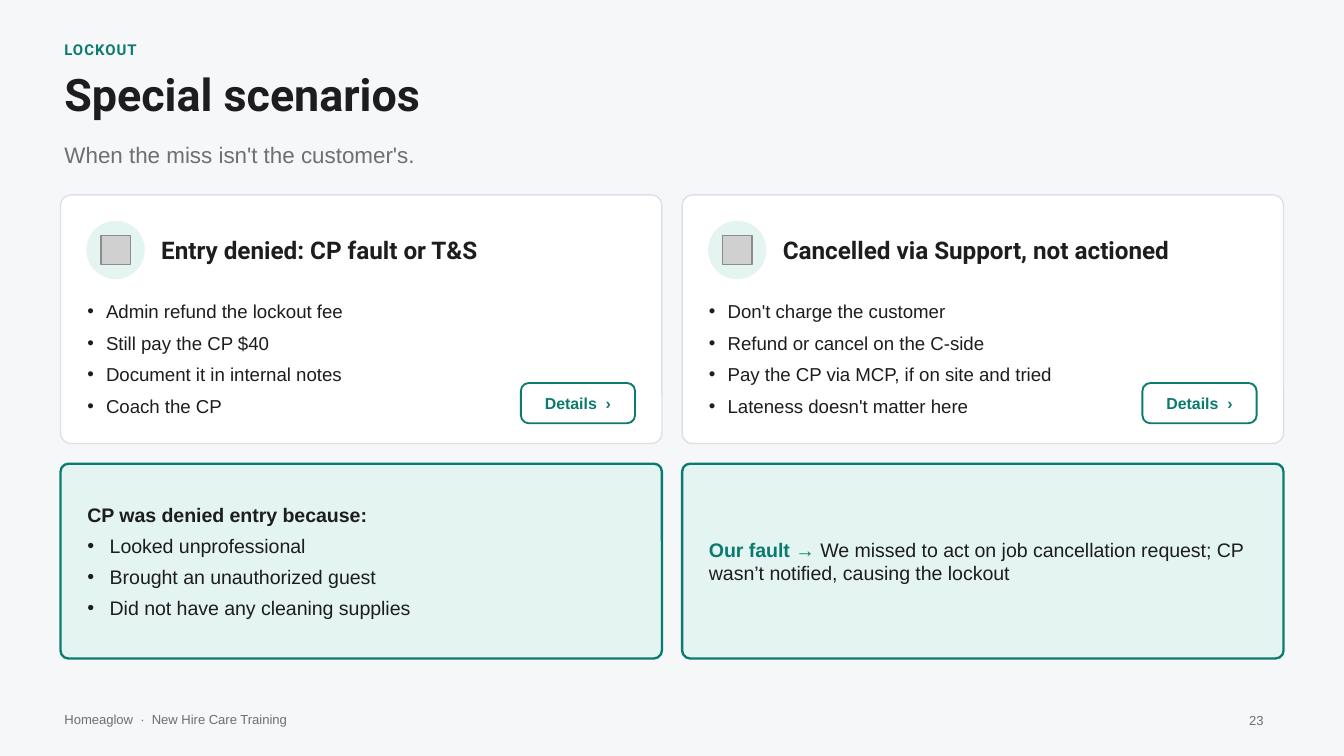
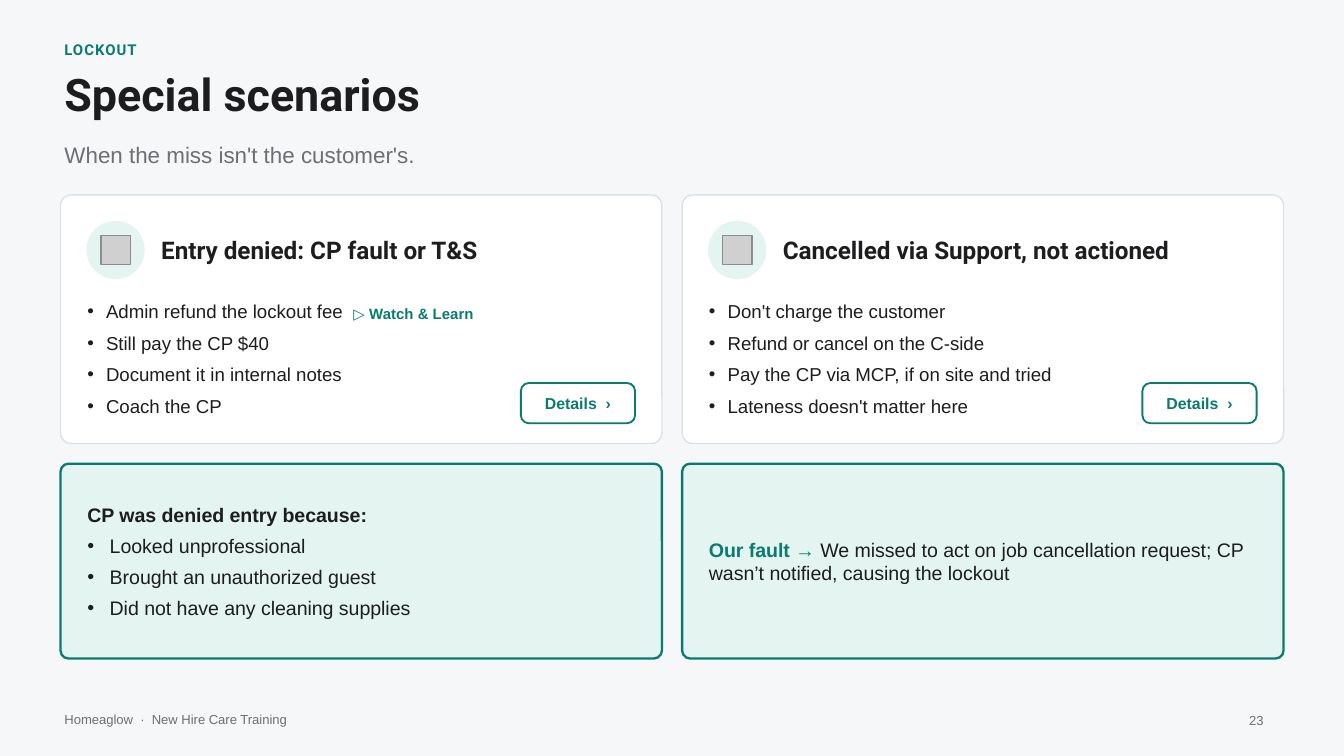
Before and after one commit to anjulimichelle/training, a slide deck: slide 23 of incorrect-info-lmc-lockout/incorrect-info-lmc-lockout.pptx. Drawn at 1344x756 pixels with LibreOffice and Linux fonts; fonts in the diff are those of the drawing; grey boxes stand for pictures. Boxes give left, top, right and bottom in pixels: in the first picture for what was removed or moved away, otherwise in the second. Text is boxed around its words. In the diff, an @@ line names an element or a change of style, - is before the commit and + after.

```diff
--- a/incorrect-info-lmc-lockout/incorrect-info-lmc-lockout.pptx
+++ b/incorrect-info-lmc-lockout/incorrect-info-lmc-lockout.pptx
@@ text added at box(369, 308, 474, 319), 8 pt, text #0B7A6F, bold @@
+▷ Watch & Learn
```
Also in this commit, not shown: 5 other slides changed, 20 slides added, 5 other files.
